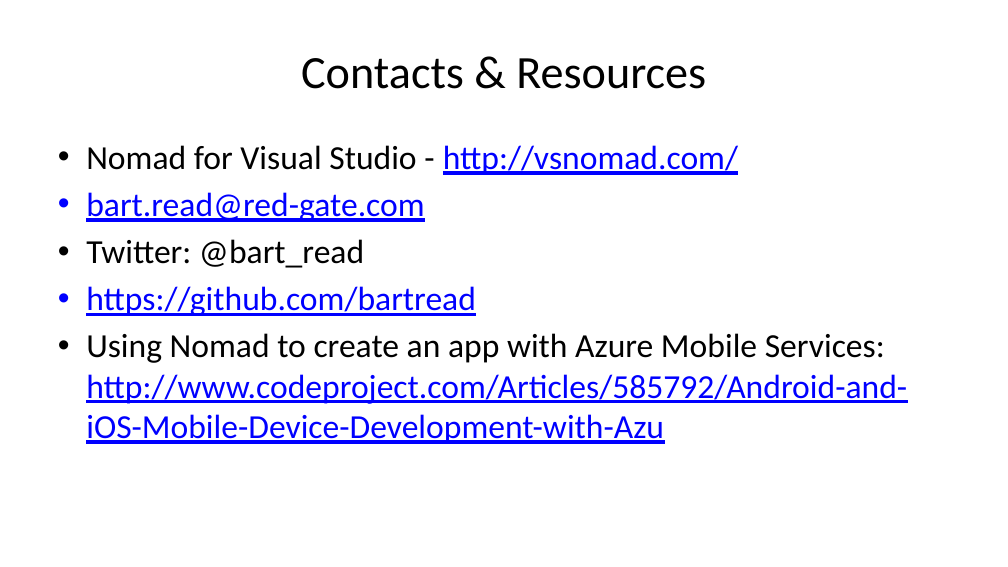
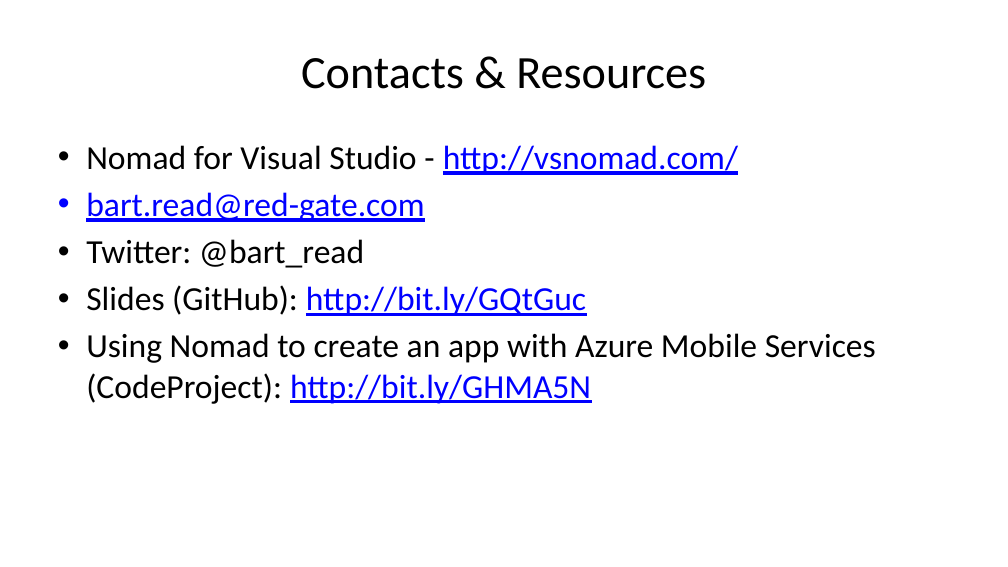
Before and after one commit to bartread/rg-demos, a slide deck: slide 27 of Talks/Cross-Platform Mobile Development in Visual Studio.pptx (slide 28 before the commit). Drawn at 1008x567 pixels with LibreOffice and Linux fonts; fonts in the diff are those of the drawing. Boxes give left, top, right and bottom in pixels: in the first picture for what was removed or moved away, otherwise in the second. Text is boxed around its words. In the diff, an @@ line names an element or a change of style, - is before the commit and + after.

```diff
--- a/Talks/Cross-Platform Mobile Development in Visual Studio.pptx
+++ b/Talks/Cross-Platform Mobile Development in Visual Studio.pptx
@@ text at (x1=86, y1=285, x2=876, y2=404): text changed; text colour #0000FF to #000000 @@
-• https://github.com/bartread
-• Using Nomad to create an app with Azure Mobile Services: http://www.codeproject.com/Articles/585792/Android-and-iOS-Mobile-Device-Development-with-Azu
+• Slides (GitHub): http://bit.ly/GQtGuc
+• Using Nomad to create an app with Azure Mobile Services (CodeProject): http://bit.ly/GHMA5N
```
Also in this commit, not shown: 3 other slides changed, 1 slide added, 2 slides removed.
